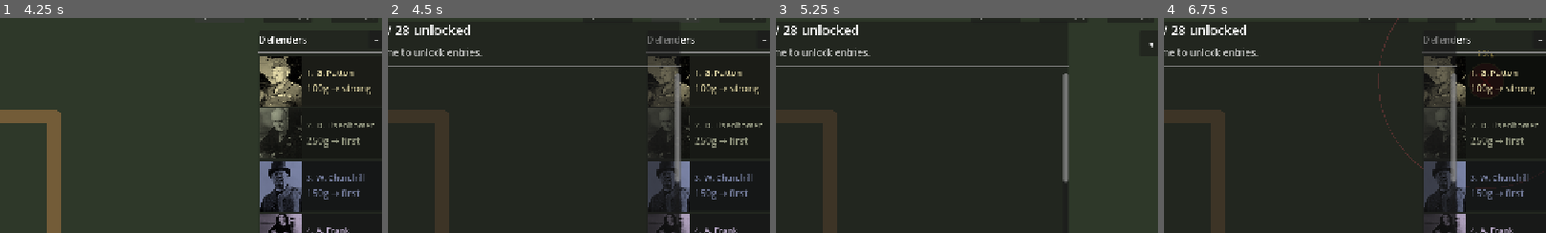
Above: before the commit, frames 1-4 (left to right).
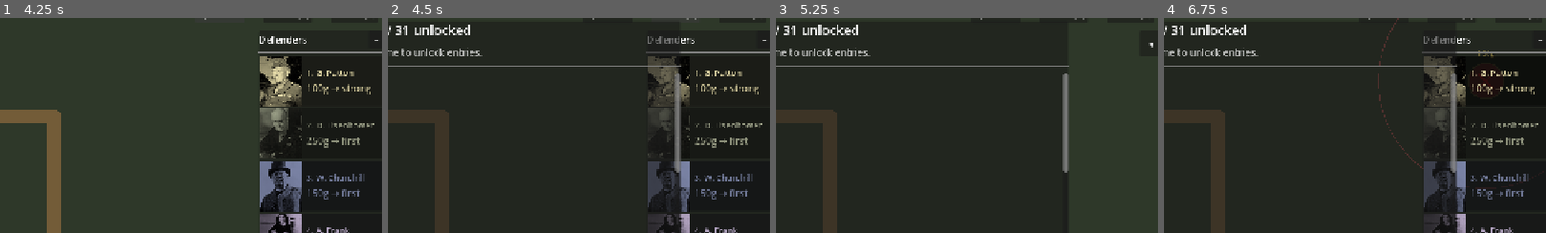
Above: after the commit, the same moments.

Repository: Josh-Buck/wwii-td
Game: Godot game, scene res://scenes/main/Main.tscn
Same seed, same stepped clock (60 frames per second), same inputs: the game is played once before the commit and once after it.
Inputs (mouse positions are % of the whole screen's width and height, from its top left):
- Up to frame 1 (4.25 s): click "Start Run" at 0.5 s; click "Start Wave 1 ▶" at 1.25 s; click "Speed: 1x" at 2 s; click "Speed: 2x" at 2.75 s; click "Speed: 4x" at 3.5 s
- Up to frame 2 (4.5 s): click "Codex (C)" at 4.25 s
- Up to frame 3 (5.25 s): click "−" at 5 s
- Up to frame 4 (6.75 s): click "◂" at 5.75 s; click (91, 20) at 6.52 s
The pictures show only the part of the screen within x 49-99%, y 5-55%; the shares and areas given below are measured in that part.

Frame 1 is identical in both runs. In frame 2, 0.2% of the frame differs, in the area x 2-77%, y 3-77%; in frame 3, 0.2%; in frame 4, 0.2%.

Commit message:
feat: air units (Spitfire, Mustang, B-17) — no ground footprint
New TowerStats.is_air_unit flag separates air/ground placement layers:
- Air units ignore path clearance (they fly over the path)
- Air vs ground use independent clearance — you can stack an air tower
  directly over a ground tower
- Air units draw a shadow ellipse below them and sit at z_index 5 so
  clicks pick them first

Three new figures (UK + US fighters and a bomber):
- RAF Spitfire (UK) — 220g, fast multi-target, hits air + ground.
  Recruit cost 9 WEP.
- P-51 Mustang (US) — 280g, long-range single-target damage. 16 WEP.
- B-17 Flying Fortress (US) — 450g, slow AoE bomber, biggest range
  in the roster. 22 WEP.

All three have sourced codex entries (IWM / NMUSAF / RAF Museum).

Diff:
--- a/autoload/MetaProgress.gd
+++ b/autoload/MetaProgress.gd
@@ -17,11 +17,14 @@
 	&"rosie": 6,
 	&"airborne_101": 8,
 	&"tuskegee": 8,
+	&"spitfire": 9,
 	&"fdr": 10,
 	&"bletchley": 10,
 	&"zhukov": 12,
 	&"lemay": 14,
+	&"mustang": 16,
 	&"pavlichenko": 18,
+	&"b17": 22,
 }
 
 # Per-rank promotion cost; each rank gives +8% damage, +5% fire rate.
--- /dev/null
+++ b/data/codex/b17.tres
@@ -0,0 +1,14 @@
+[gd_resource type="Resource" script_class="CodexEntry" load_steps=2 format=3]
+
+[ext_resource type="Script" path="res://scripts/resources/codex_entry.gd" id="1"]
+
+[resource]
+script = ExtResource("1")
+id = &"b17"
+title = "Boeing B-17 Flying Fortress (1935-1945)"
+body = "Four-engine American heavy bomber, the centrepiece of the Eighth Air Force's daylight strategic bombing campaign over Europe. First flown in 1935 as a Boeing private venture; by 1944 the type was being built at over 350 airframes a month.
+
+The B-17 carried a typical 4,800 kg bomb load and was armed with up to thirteen .50-calibre machine guns — the heavy defensive armament that gave it the 'Flying Fortress' name. Crews flew in tight box formations to overlap those guns, but the campaign was costly: between 1942 and 1945 the Eighth Air Force lost about 4,750 heavy bombers in combat over Europe, and roughly 26,000 airmen killed.
+
+Notable raids: the Regensburg-Schweinfurt missions of August and October 1943 (large losses, debate about strategic bombing doctrine), and the round-the-clock campaign that, alongside RAF Bomber Command, helped grind down the Luftwaffe and German industry through 1944-45."
+sources = "Sources: National Museum of the United States Air Force, USAAF Statistical Digest WWII, The Mighty Eighth (Roger A. Freeman)."
--- /dev/null
+++ b/data/codex/mustang.tres
@@ -0,0 +1,14 @@
+[gd_resource type="Resource" script_class="CodexEntry" load_steps=2 format=3]
+
+[ext_resource type="Script" path="res://scripts/resources/codex_entry.gd" id="1"]
+
+[resource]
+script = ExtResource("1")
+id = &"mustang"
+title = "North American P-51 Mustang (1940-late 1950s)"
+body = "U.S. long-range, single-seat fighter. Originally designed in 1940 to a British specification, the P-51 transformed when re-engined with the British Rolls-Royce Merlin in late 1942. The Merlin-powered P-51B and later marks combined high-altitude performance with a fuel range that, with drop tanks, exceeded 1,800 km.
+
+That range mattered. From late 1943 through 1944, the Mustang accompanied B-17 and B-24 bomber formations all the way to Berlin and back — the first Allied fighter that could. Bomber losses on long missions, which had been catastrophic at Schweinfurt and Regensburg in 1943, fell dramatically once Mustang escort was routine.
+
+Mustangs also flew in the Pacific, supporting B-29 raids on the Japanese home islands from Iwo Jima from March 1945."
+sources = "Sources: National Museum of the United States Air Force, USAAF Statistical Digest WWII, Mustang Designer (Ray Wagner)."
--- /dev/null
+++ b/data/codex/spitfire.tres
@@ -0,0 +1,14 @@
+[gd_resource type="Resource" script_class="CodexEntry" load_steps=2 format=3]
+
+[ext_resource type="Script" path="res://scripts/resources/codex_entry.gd" id="1"]
+
+[resource]
+script = ExtResource("1")
+id = &"spitfire"
+title = "Supermarine Spitfire (1936-1948)"
+body = "Single-seat, single-engine British fighter designed by R. J. Mitchell, first flown in March 1936. The Spitfire, alongside the more numerous Hawker Hurricane, was the RAF's primary fighter during the Battle of Britain (July-October 1940), when Fighter Command turned back the Luftwaffe's bid for air superiority over southern England.
+
+The Mark I had a top speed of about 580 km/h and four .303 in machine guns; later marks carried 20 mm cannon and pushed past 730 km/h. Roughly 20,300 Spitfires were built across 24 main marks, more than any other British aircraft of the war. They served in every European theatre and the Pacific.
+
+The aircraft became, almost immediately, a symbol of resistance. Winston Churchill called the August 1940 air battles \"the Battle of Britain\" in advance, and the Spitfire was central to the narrative."
+sources = "Sources: Imperial War Museum, RAF Museum Hendon, Spitfire: The History (Eric B. Morgan & Edward Shacklady)."
--- /dev/null
+++ b/data/towers/b17.tres
@@ -0,0 +1,22 @@
+[gd_resource type="Resource" script_class="TowerStats" load_steps=2 format=3]
+
+[ext_resource type="Script" path="res://scripts/resources/tower_stats.gd" id="1"]
+
+[resource]
+script = ExtResource("1")
+id = &"b17"
+display_name = "B-17 Flying Fortress"
+faction = &"us"
+color = Color(0.40, 0.42, 0.50, 1)
+cost = 450
+damage = 70.0
+fire_rate = 0.4
+range_px = 320.0
+aoe_radius = 80.0
+can_hit = 7
+default_targeting = &"first"
+adjacency_buffs = Array[StringName]([&"us"])
+adjacency_consumes = Array[StringName]([&"us"])
+tooltip_lore = "Boeing B-17 Flying Fortress. Four-engine heavy bomber; the centrepiece of the Eighth Air Force's daylight strategic bombing campaign over Europe. Slow, huge AoE, long range."
+codex_id = &"b17"
+is_air_unit = true
--- /dev/null
+++ b/data/towers/mustang.tres
@@ -0,0 +1,21 @@
+[gd_resource type="Resource" script_class="TowerStats" load_steps=2 format=3]
+
+[ext_resource type="Script" path="res://scripts/resources/tower_stats.gd" id="1"]
+
+[resource]
+script = ExtResource("1")
+id = &"mustang"
+display_name = "P-51 Mustang"
+faction = &"us"
+color = Color(0.62, 0.60, 0.40, 1)
+cost = 280
+damage = 30.0
+fire_rate = 1.5
+range_px = 260.0
+can_hit = 3
+default_targeting = &"strong"
+adjacency_buffs = Array[StringName]([&"us"])
+adjacency_consumes = Array[StringName]([&"us"])
+tooltip_lore = "North American P-51 Mustang. Long-range escort fighter — the plane that finally let B-17 raids reach Berlin and come back. Long range, hard-hitting."
+codex_id = &"mustang"
+is_air_unit = true
--- /dev/null
+++ b/data/towers/spitfire.tres
@@ -0,0 +1,21 @@
+[gd_resource type="Resource" script_class="TowerStats" load_steps=2 format=3]
+
+[ext_resource type="Script" path="res://scripts/resources/tower_stats.gd" id="1"]
+
+[resource]
+script = ExtResource("1")
+id = &"spitfire"
+display_name = "RAF Spitfire"
+faction = &"uk"
+color = Color(0.36, 0.50, 0.62, 1)
+cost = 220
+damage = 18.0
+fire_rate = 2.2
+range_px = 200.0
+can_hit = 3
+default_targeting = &"close"
+adjacency_buffs = Array[StringName]([&"uk"])
+adjacency_consumes = Array[StringName]([&"uk"])
+tooltip_lore = "Supermarine Spitfire. Single-engine fighter that, with the Hurricane, won the Battle of Britain (July-October 1940). Fast, agile, hits air and ground."
+codex_id = &"spitfire"
+is_air_unit = true
--- a/scenes/main/MainMenu.gd
+++ b/scenes/main/MainMenu.gd
@@ -23,11 +23,14 @@
 	"res://data/towers/rosie.tres",
 	"res://data/towers/airborne_101.tres",
 	"res://data/towers/tuskegee.tres",
+	"res://data/towers/spitfire.tres",
 	"res://data/towers/fdr.tres",
 	"res://data/towers/bletchley.tres",
 	"res://data/towers/zhukov.tres",
 	"res://data/towers/lemay.tres",
+	"res://data/towers/mustang.tres",
 	"res://data/towers/pavlichenko.tres",
+	"res://data/towers/b17.tres",
 ]
 
 func _ready() -> void:
--- a/scenes/map/Map.gd
+++ b/scenes/map/Map.gd
@@ -56,6 +56,9 @@
 			load("res://data/towers/rosie.tres"),
 			load("res://data/towers/lemay.tres"),
 			load("res://data/towers/tuskegee.tres"),
+			load("res://data/towers/spitfire.tres"),
+			load("res://data/towers/mustang.tres"),
+			load("res://data/towers/b17.tres"),
 		]
 	available_towers = _filter_unlocked(available_towers)
 	if enemy_set.is_empty():
@@ -206,10 +209,16 @@
 		return false
 	if pos.y < _MAP_TOP or pos.y > _MAP_BOTTOM:
 		return false
-	if _distance_to_path(pos) < _PATH_CLEARANCE:
+	# Air units patrol overhead — they ignore path clearance and only clash
+	# with other air units.
+	var is_air: bool = selected_tower_stats != null and selected_tower_stats.is_air_unit
+	if not is_air and _distance_to_path(pos) < _PATH_CLEARANCE:
 		return false
 	for tw in get_tree().get_nodes_in_group("towers"):
-		if not is_instance_valid(tw):
+		if not is_instance_valid(tw) or tw.stats == null:
+			continue
+		# Ground vs air use separate spatial layers.
+		if tw.stats.is_air_unit != is_air:
 			continue
 		if pos.distance_to(tw.global_position) < _TOWER_CLEARANCE:
 			return false
--- a/scenes/towers/Tower.gd
+++ b/scenes/towers/Tower.gd
@@ -38,6 +38,9 @@
 	# Fire timer is forced PAUSABLE so towers still stop shooting on pause.
 	process_mode = Node.PROCESS_MODE_ALWAYS
 	add_to_group("towers")
+	# Air units sit visually above ground towers so clicks pick them first.
+	if stats.is_air_unit:
+		z_index = 5
 	if stats.default_targeting != &"":
 		targeting_mode = stats.default_targeting
 	if stats.provides_wave_preview:
@@ -413,6 +416,11 @@
 func _draw() -> void:
 	if stats == null:
 		return
+	# Air units: cast a shadow ellipse below to read as 'flying'.
+	if stats.is_air_unit:
+		draw_set_transform(Vector2(4, TOWER_RADIUS + 6), 0, Vector2(1.0, 0.35))
+		draw_circle(Vector2.ZERO, TOWER_RADIUS * 0.9, Color(0, 0, 0, 0.35))
+		draw_set_transform(Vector2.ZERO, 0, Vector2.ONE)
 	# Range preview (drawn under everything else when hovered or selected).
 	if hovered or selected:
 		var r := effective_range()
--- a/scenes/ui/HUD.gd
+++ b/scenes/ui/HUD.gd
@@ -115,6 +115,9 @@
 	"res://data/codex/rosie.tres",
 	"res://data/codex/lemay.tres",
 	"res://data/codex/tuskegee.tres",
+	"res://data/codex/spitfire.tres",
+	"res://data/codex/mustang.tres",
+	"res://data/codex/b17.tres",
 	"res://data/codex/tiger_i.tres",
 	"res://data/codex/waffen_ss.tres",
 	"res://data/codex/banzai.tres",
@@ -1154,11 +1157,14 @@
 	"res://data/towers/rosie.tres",
 	"res://data/towers/airborne_101.tres",
 	"res://data/towers/tuskegee.tres",
+	"res://data/towers/spitfire.tres",
 	"res://data/towers/fdr.tres",
 	"res://data/towers/bletchley.tres",
 	"res://data/towers/zhukov.tres",
 	"res://data/towers/lemay.tres",
+	"res://data/towers/mustang.tres",
 	"res://data/towers/pavlichenko.tres",
+	"res://data/towers/b17.tres",
 ]
 const _STARTING_ROSTER: Array[String] = [
 	"res://data/towers/patton.tres",
--- a/scripts/resources/tower_stats.gd
+++ b/scripts/resources/tower_stats.gd
@@ -30,6 +30,7 @@
 @export var gold_per_sec: float = 0.0  ## passive eco generation while alive
 @export var provides_wave_preview: bool = false  ## enables the next-wave HUD panel
 @export_range(0.0, 1.0) var slow_aura_factor: float = 0.0  ## enemies in aura_radius move at this fraction of speed (0 = no slow)
+@export var is_air_unit: bool = false  ## true → no ground footprint; can be placed over path and overlapping ground towers
 
 @export_group("Lore")
 @export_multiline var tooltip_lore: String = ""
